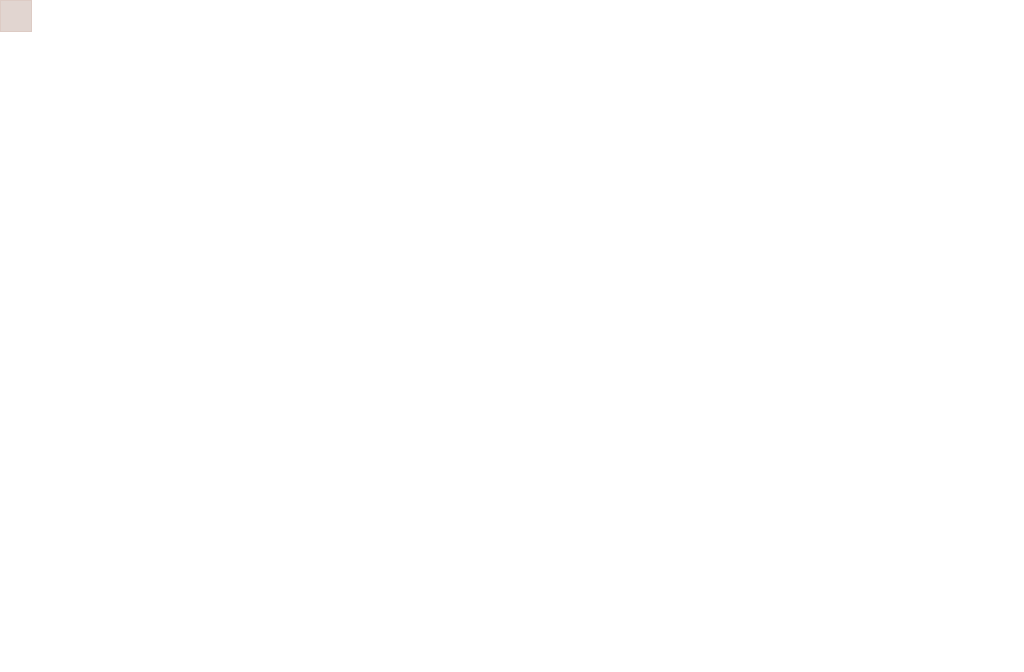
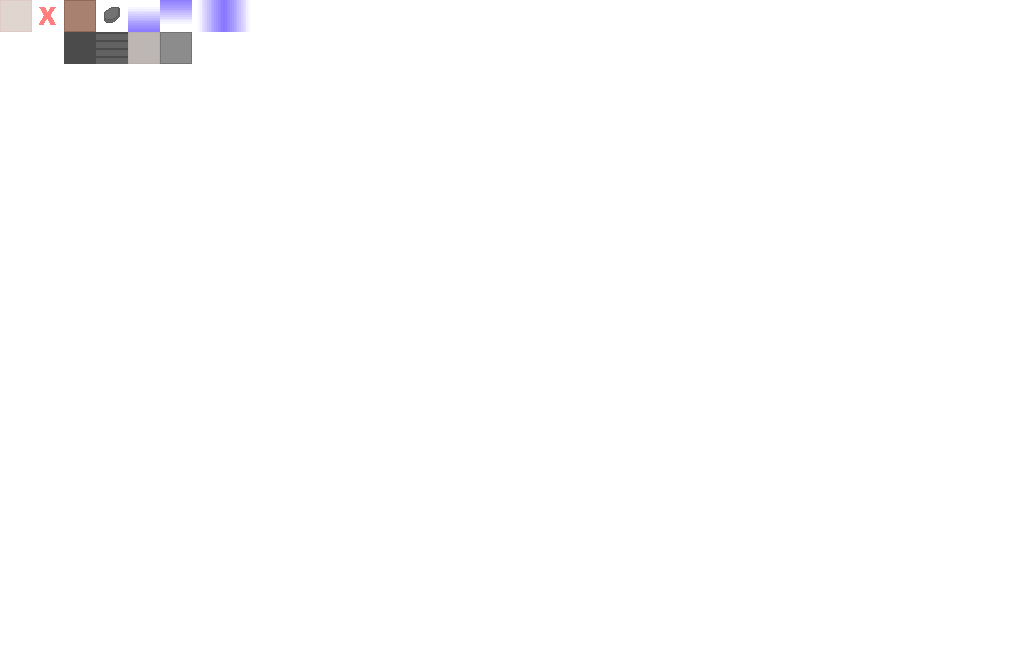
Layers edited between the first and the second 1024 × 672 image:
added layer "11" above "1" over left=64, top=0, right=96, bottom=32
added layer "1" above "레이어 13" over left=160, top=32, right=192, bottom=64
added layer "레이어 13" above "레이어 12" over left=96, top=32, right=128, bottom=64
added layer "레이어 12" above "레이어 11" over left=128, top=32, right=160, bottom=64
added layer "레이어 11" above "레이어 10" over left=198, top=0, right=224, bottom=32
added layer "레이어 10" above "레이어 9" over left=224, top=0, right=250, bottom=32
added layer "레이어 9" above "레이어 8" over left=160, top=0, right=192, bottom=24
added layer "레이어 8" above "레이어 7" over left=128, top=7, right=160, bottom=32
added layer "레이어 7" above "레이어 6" over left=64, top=32, right=96, bottom=64
added layer "레이어 6" above "레이어 5" over left=104, top=7, right=120, bottom=23
added layer "레이어 5" above "레이어 4" over left=64, top=0, right=96, bottom=32
added layer "레이어 4" (50%) above "레이어 3" over left=39, top=7, right=56, bottom=25
